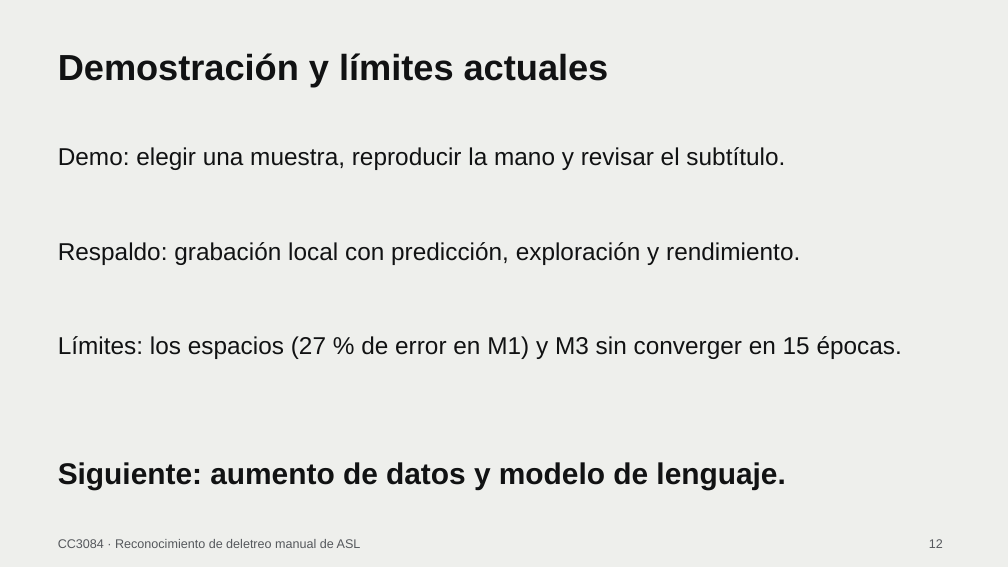
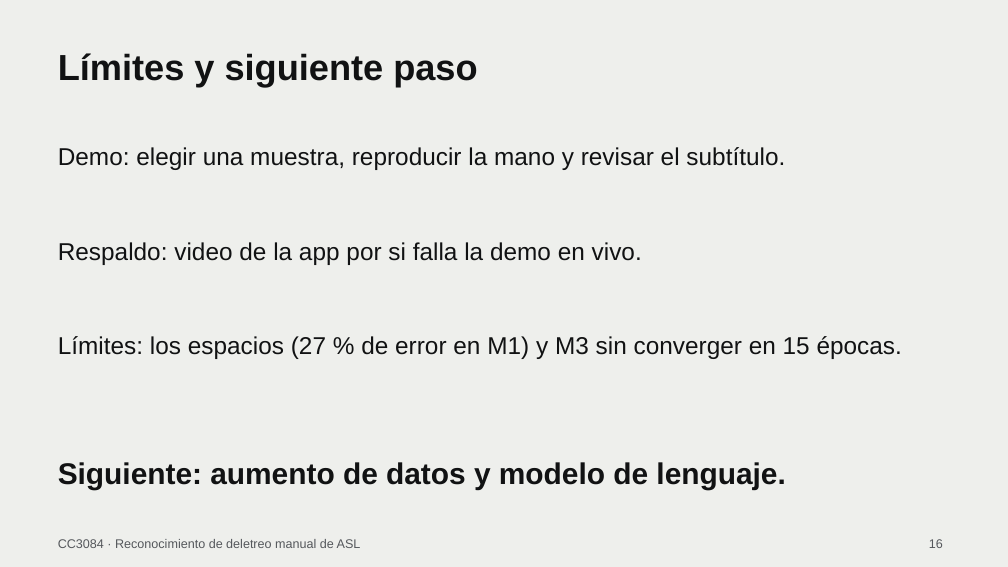
Before and after one commit to jcdiegolopez/DS-PR02, a slide deck: slide 16 of reports/presentacion/ASL_resultados.pptx (slide 12 before the commit). Drawn at 1008x567 pixels with LibreOffice and Linux fonts; fonts in the diff are those of the drawing. Boxes give left, top, right and bottom in pixels: in the first picture for what was removed or moved away, otherwise in the second. Text is boxed around its words. In the diff, an @@ line names an element or a change of style, - is before the commit and + after.

```diff
--- a/reports/presentacion/ASL_resultados.pptx
+++ b/reports/presentacion/ASL_resultados.pptx
@@ text at box(58, 53, 477, 87): text changed @@
-Demostración y límites actuales
+Límites y siguiente paso
@@ text at box(58, 242, 642, 265): text changed @@
-Respaldo: grabación local con predicción, exploración y rendimiento.
+Respaldo: video de la app por si falla la demo en vivo.
@@ text at box(929, 539, 943, 548): text changed @@
-12
+16
```
Also in this commit, not shown: 10 other slides changed, 4 slides added, 1 other file.
